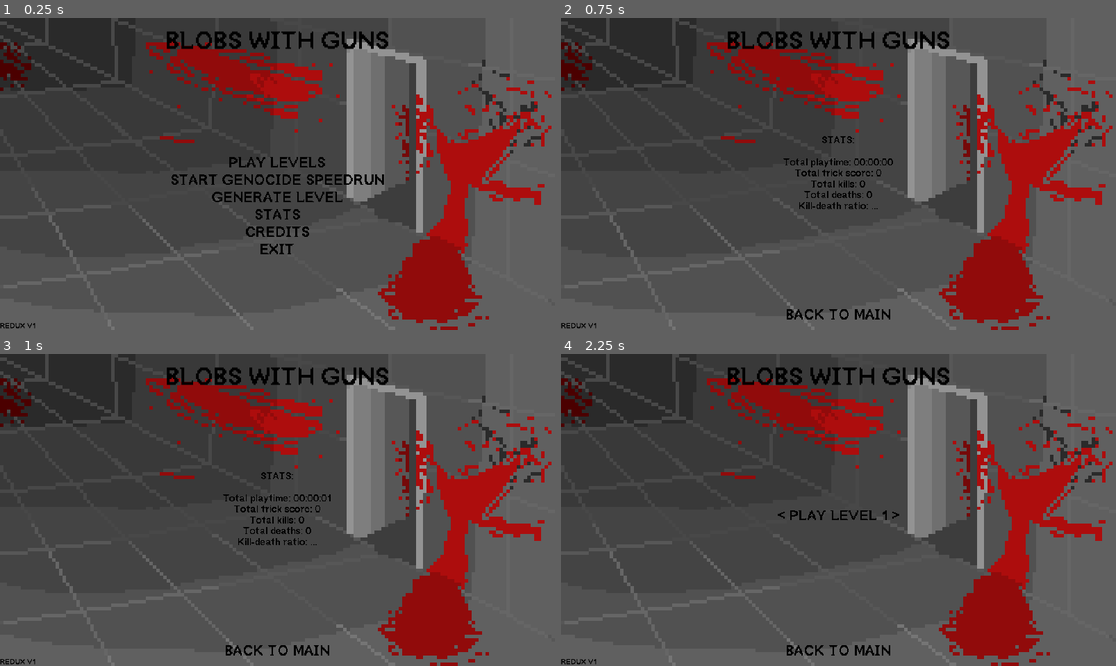
Above: before the commit, frames 1-4 (two rows, left to right).
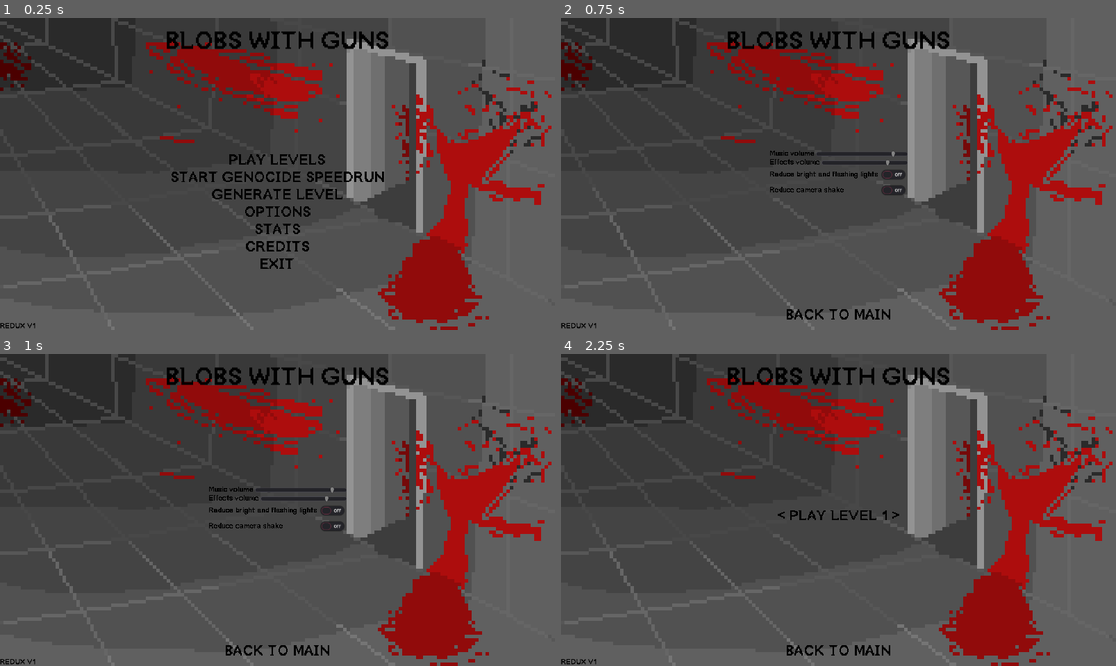
Above: after the commit, the same moments.

Repository: GutterCat42/blobs-with-guns-redux
Game: Godot game, scene res://Scenes/Menu.tscn
Two runs of this game, one before a commit and one after it. Both use one fixed random seed, a clock stepped at 60 frames per second and the inputs below. Sound files missing from this copy of the repository are replaced by a short silence.
Inputs (mouse positions are in pixels of both pictures, inside the frame that each line leads up to):
- Up to frame 1 (0.25 s): no input
- Up to frame 2 (0.75 s): click (838, 214) at 0.5 s, where only the run after the commit has a clickable "OPTIONS"
- Up to frame 3 (1 s): no input
- Up to frame 4 (2.25 s): click "BACK TO MAIN" at 1.25 s; click "PLAY LEVELS" at 2 s

The runs differ from the first frame. In frame 1, 2.1% of the frame differs, in the area x 30-70%, y 43-81%; in frame 2, 1.3%; in frame 3, 1.3%; in frame 4, nothing differs.

Commit message:
Add accesibility options

Diff:
--- a/Scenes/Menu.tscn
+++ b/Scenes/Menu.tscn
@@ -57,39 +57,45 @@
 alignment = 1
 
 [node name="PlayButton" type="Button" parent="MenuStack"]
-margin_top = 46.0
-margin_right = 472.0
-margin_bottom = 62.0
+margin_top = 36.0
+margin_right = 472.0
+margin_bottom = 52.0
 text = "PLAY LEVELS"
 
 [node name="SpeedrunButton" type="Button" parent="MenuStack"]
-margin_top = 66.0
-margin_right = 472.0
-margin_bottom = 82.0
+margin_top = 56.0
+margin_right = 472.0
+margin_bottom = 72.0
 text = "START GENOCIDE SPEEDRUN"
 
 [node name="GenerateButton" type="Button" parent="MenuStack"]
-margin_top = 86.0
-margin_right = 472.0
-margin_bottom = 102.0
+margin_top = 76.0
+margin_right = 472.0
+margin_bottom = 92.0
 text = "GENERATE LEVEL"
 
+[node name="OptionsButton" type="Button" parent="MenuStack"]
+margin_top = 96.0
+margin_right = 472.0
+margin_bottom = 112.0
+text = "OPTIONS"
+
 [node name="StatsButton" type="Button" parent="MenuStack"]
-margin_top = 106.0
-margin_right = 472.0
-margin_bottom = 122.0
+margin_top = 116.0
+margin_right = 472.0
+margin_bottom = 132.0
 text = "STATS"
 
 [node name="CreditsButton" type="Button" parent="MenuStack"]
-margin_top = 126.0
-margin_right = 472.0
-margin_bottom = 142.0
+margin_top = 136.0
+margin_right = 472.0
+margin_bottom = 152.0
 text = "CREDITS"
 
 [node name="ExitButton" type="Button" parent="MenuStack"]
-margin_top = 146.0
-margin_right = 472.0
-margin_bottom = 162.0
+margin_top = 156.0
+margin_right = 472.0
+margin_bottom = 172.0
 text = "EXIT"
 
 [node name="LevelOptions" type="VBoxContainer" parent="."]
@@ -385,10 +391,69 @@
 stream = ExtResource( 3 )
 bus = "Music"
 
+[node name="Options" type="VBoxContainer" parent="."]
+visible = false
+margin_left = 1937.0
+margin_top = 86.0
+margin_right = 2237.0
+margin_bottom = 194.0
+rect_scale = Vector2( 1.5, 1.5 )
+
+[node name="MusicContainer" type="HBoxContainer" parent="Options"]
+margin_right = 331.0
+margin_bottom = 16.0
+
+[node name="MusicLabel" type="Label" parent="Options/MusicContainer"]
+margin_right = 103.0
+margin_bottom = 16.0
+text = "Music volume"
+
+[node name="MusicSlider" type="HSlider" parent="Options/MusicContainer"]
+margin_left = 107.0
+margin_right = 331.0
+margin_bottom = 16.0
+size_flags_horizontal = 3
+min_value = -42.0
+max_value = 6.0
+step = 2.0
+
+[node name="EffectsContainer" type="HBoxContainer" parent="Options"]
+margin_top = 20.0
+margin_right = 331.0
+margin_bottom = 36.0
+
+[node name="EffectsLabel" type="Label" parent="Options/EffectsContainer"]
+margin_right = 116.0
+margin_bottom = 16.0
+text = "Effects volume"
+
+[node name="EffectsSlider" type="HSlider" parent="Options/EffectsContainer"]
+margin_left = 120.0
+margin_right = 331.0
+margin_bottom = 16.0
+size_flags_horizontal = 3
+min_value = -42.0
+max_value = 6.0
+step = 2.0
+value = -4.0
+
+[node name="ReduceFlashButton" type="CheckButton" parent="Options"]
+margin_top = 40.0
+margin_right = 331.0
+margin_bottom = 72.0
+text = "Reduce bright and flashing lights"
+
+[node name="ReduceShakeButton" type="CheckButton" parent="Options"]
+margin_top = 76.0
+margin_right = 331.0
+margin_bottom = 108.0
+text = "Reduce camera shake"
+
 [connection signal="resized" from="." to="." method="_on_Menu_resized"]
 [connection signal="pressed" from="MenuStack/PlayButton" to="." method="_on_PlayButton_pressed"]
 [connection signal="pressed" from="MenuStack/SpeedrunButton" to="." method="_on_SpeedrunButton_pressed"]
 [connection signal="pressed" from="MenuStack/GenerateButton" to="." method="_on_GenerateButton_pressed"]
+[connection signal="pressed" from="MenuStack/OptionsButton" to="." method="_on_OptionsButton_pressed"]
 [connection signal="pressed" from="MenuStack/StatsButton" to="." method="_on_StatsButton_pressed"]
 [connection signal="pressed" from="MenuStack/CreditsButton" to="." method="_on_CreditsButton_pressed"]
 [connection signal="pressed" from="MenuStack/ExitButton" to="." method="_on_ExitButton_pressed"]
@@ -398,3 +463,7 @@
 [connection signal="pressed" from="MainButton" to="." method="_on_MainButton_pressed"]
 [connection signal="pressed" from="ConfirmGenerateButton" to="." method="_on_ConfirmGenerateButton_pressed"]
 [connection signal="finished" from="MenuIntro" to="." method="_on_MenuIntro_finished"]
+[connection signal="value_changed" from="Options/MusicContainer/MusicSlider" to="." method="_on_MusicSlider_value_changed"]
+[connection signal="value_changed" from="Options/EffectsContainer/EffectsSlider" to="." method="_on_EffectsSlider_value_changed"]
+[connection signal="toggled" from="Options/ReduceFlashButton" to="." method="_on_ReduceFlashButton_toggled"]
+[connection signal="toggled" from="Options/ReduceShakeButton" to="." method="_on_ReduceShakeButton_toggled"]
--- a/Scripts/Camera.gd
+++ b/Scripts/Camera.gd
@@ -21,8 +21,9 @@
 
 
 func shake(strength=defaultStrength, weight=defaultLerpWeight):
-	intensity = strength
-	lerpWeight = weight
+	if !Globals.reduceShake:
+		intensity = strength
+		lerpWeight = weight
 
 
 func show_hitvignette(damage):
--- a/Scripts/Explosion.gd
+++ b/Scripts/Explosion.gd
@@ -8,6 +8,8 @@
 
 
 func _ready():
+	$Light2D.visible = !Globals.reduceFlash
+
 	$CPUParticles2D.emitting = true
 
 	var n = Noise.instance()
--- a/Scripts/Flicker.gd
+++ b/Scripts/Flicker.gd
@@ -9,6 +9,11 @@
 
 var time = 0
 var flickers = 0
+
+
+func _ready():
+	if Globals.reduceFlash:
+		flickerTimes = 0
 
 
 func _process(delta):
--- a/Scripts/Globals.gd
+++ b/Scripts/Globals.gd
@@ -3,6 +3,7 @@
 
 export(String) var savePath = "user://blob-u2e.save"
 export(String) var newSavePath = "user://blob-redux.save"
+export(String) var optionsSavePath = "user://blob-option.save"
 var unlockedLevel = 1
 var levelScores = []
 var levelTimes = []
@@ -17,6 +18,11 @@
 var generateOptions = []
 var totalTime = null
 
+var musicVolume = 0.0
+var effectsVolume = -4.0
+var reduceFlash = false
+var reduceShake = false
+
 
 func save_progress(path=newSavePath):
 	var f = File.new()
@@ -30,6 +36,14 @@
 	f.store_var(totalKilled)
 	f.store_var(totalDeaths)
 	f.store_var(totalPlaytime)
+	f.close()
+
+	f = File.new()
+	f.open(optionsSavePath, File.WRITE)
+	f.store_var(musicVolume)
+	f.store_var(effectsVolume)
+	f.store_var(reduceFlash)
+	f.store_var(reduceShake)
 	f.close()
 
 
@@ -48,6 +62,15 @@
 		totalPlaytime = f.get_var()
 		f.close()
 
+	f = File.new()
+	if f.file_exists(optionsSavePath):
+		f.open(optionsSavePath, File.READ)
+		musicVolume = f.get_var()
+		effectsVolume = f.get_var()
+		reduceFlash = f.get_var()
+		reduceShake = f.get_var()
+		f.close()
+
 
 func _ready():
 	var nf = File.new()
--- a/Scripts/Gun.gd
+++ b/Scripts/Gun.gd
@@ -173,6 +173,7 @@
 func _ready():
 	$FiringTimer.wait_time = 1 / rps
 	#$Sprite/BarrelEnd/MuzzleFlash/MuzzleFlashTimer.wait_time = 0.5 / rps
+	$AnimNode/Sprite/BarrelEnd/MuzzleFlash/Light2D.visible = !Globals.reduceFlash
 
 
 func _physics_process(delta):
--- a/Scripts/Menu.gd
+++ b/Scripts/Menu.gd
@@ -86,6 +86,11 @@
 	$GenerateOptions/ThemeSelect.add_item("Facility")
 	$GenerateOptions/ThemeSelect.selected = 1
 
+	$Options/MusicContainer/MusicSlider.value = Globals.musicVolume
+	$Options/EffectsContainer/EffectsSlider.value = Globals.effectsVolume
+	$Options/ReduceFlashButton.pressed = Globals.reduceFlash
+	$Options/ReduceShakeButton.pressed = Globals.reduceShake
+
 	Engine.time_scale = 1
 	AudioServer.global_rate_scale = 1
 	AudioServer.set_bus_effect_enabled(2, 0, false)
@@ -119,6 +124,8 @@
 
 	$GenerateOptions.rect_position = mid - $GenerateOptions.rect_size * $GenerateOptions.rect_scale / 2
 	$ConfirmGenerateButton.rect_position = Vector2(mid.x - $ConfirmGenerateButton.rect_size.x * $ConfirmGenerateButton.rect_scale.x / 2, $GenerateOptions.rect_position.y + $GenerateOptions.rect_size.y * $GenerateOptions.rect_scale.y)
+
+	$Options.rect_position = mid - $Options.rect_size * $Options.rect_scale / 2
 
 	$CreditsLabel.rect_position = mid - $CreditsLabel.rect_size * $CreditsLabel.rect_scale / 2
 	$CreditsLabel.rect_position.y += 50
@@ -181,6 +188,14 @@
 	$ConfirmGenerateButton.hide()
 	$CreditsLabel.hide()
 	$StatsLabel.hide()
+	$Options.hide()
+
+	Globals.musicVolume = AudioServer.get_bus_volume_db(1)
+	Globals.effectsVolume = AudioServer.get_bus_volume_db(2)
+	Globals.reduceFlash = $Options/ReduceFlashButton.pressed
+	Globals.reduceShake = $Options/ReduceShakeButton.pressed
+	Globals.save_progress()
+
 	$VersionLabel.show()
 
 
@@ -225,3 +240,33 @@
 
 func _on_MenuIntro_finished():
 	$MenuLoop.play()
+
+
+func _on_OptionsButton_pressed():
+	$MenuStack.hide()
+	$Options.show()
+	$MainButton.show()
+
+
+func _on_MusicSlider_value_changed(value):
+	if value == -42:
+		AudioServer.set_bus_mute(1, true)
+	else:
+		AudioServer.set_bus_mute(1, false)
+	AudioServer.set_bus_volume_db(1, value)
+
+
+func _on_EffectsSlider_value_changed(value):
+	if value == -42:
+		AudioServer.set_bus_mute(2, true)
+	else:
+		AudioServer.set_bus_mute(2, false)
+	AudioServer.set_bus_volume_db(2, value)
+
+
+func _on_ReduceFlashButton_toggled(button_pressed):
+	Globals.reduceFlash = button_pressed
+
+
+func _on_ReduceShakeButton_toggled(button_pressed):
+	Globals.reduceShake = button_pressed
--- a/default_bus_layout.tres
+++ b/default_bus_layout.tres
@@ -21,13 +21,13 @@
 bus/1/solo = false
 bus/1/mute = false
 bus/1/bypass_fx = false
-bus/1/volume_db = -1.31927
+bus/1/volume_db = 0.0
 bus/1/send = "Master"
 bus/2/name = "SFX"
 bus/2/solo = false
 bus/2/mute = false
 bus/2/bypass_fx = false
-bus/2/volume_db = -9.63761
+bus/2/volume_db = -4.003
 bus/2/send = "Master"
 bus/2/effect/0/effect = SubResource( 4 )
 bus/2/effect/0/enabled = true
Not shown, changed: README.md
